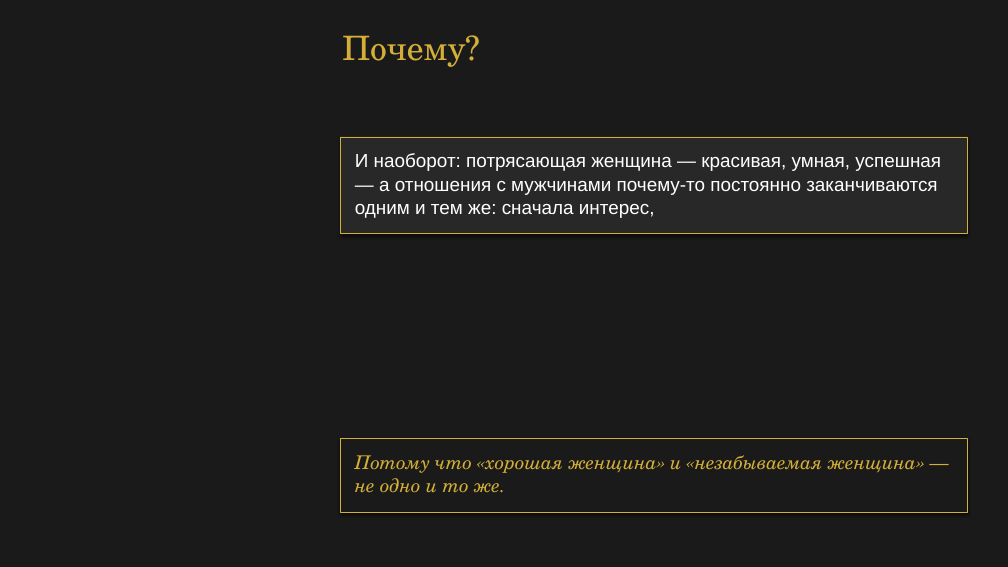
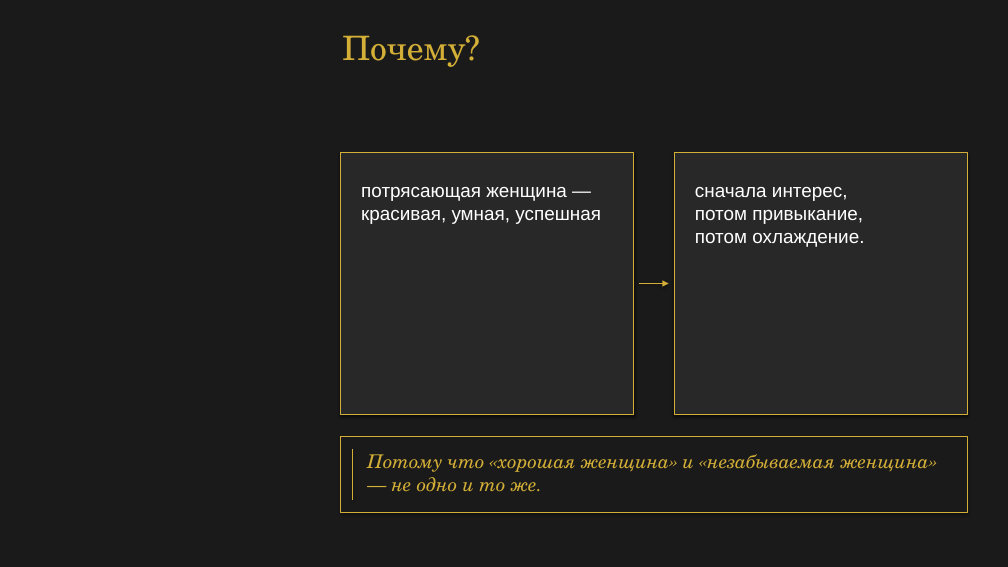
Before and after one commit to babylonofkommod-ai/-, a slide deck: slide 4 of Ваш Кристалл незабываемости.pptx. Drawn at 1008x567 pixels with LibreOffice and Linux fonts; fonts in the diff are those of the drawing. Boxes give left, top, right and bottom in pixels: in the first picture for what was removed or moved away, otherwise in the second. Text is boxed around its words. In the diff, an @@ line names an element or a change of style, - is before the commit and + after.

```diff
--- a/Ваш Кристалл незабываемости.pptx
+++ b/Ваш Кристалл незабываемости.pptx
@@ rectangle removed at (x1=340, y1=137, x2=968, y2=234) @@
@@ rectangle removed at (x1=341, y1=137, x2=968, y2=234) @@
@@ rectangle added at (x1=340, y1=152, x2=634, y2=414), fill #282828 @@
@@ rectangle added at (x1=341, y1=153, x2=634, y2=414), fill #282828, outline #D4AF37 0.5 pt @@
@@ text removed at (x1=355, y1=153, x2=941, y2=218) @@
-И наоборот: потрясающая женщина — красивая, умная, успешная
-— а отношения с мужчинами почему-то постоянно заканчиваются
-одним и тем же: сначала интерес,
@@ rectangle added at (x1=674, y1=152, x2=968, y2=414), fill #282828 @@
@@ rectangle added at (x1=675, y1=153, x2=967, y2=414), fill #282828, outline #D4AF37 0.5 pt @@
@@ text added at (x1=361, y1=187, x2=601, y2=224), 18 pt, text #FFFFFF @@
+потрясающая женщина —
+красивая, умная, успешная
@@ text added at (x1=695, y1=187, x2=864, y2=247), 18 pt, text #FFFFFF @@
+сначала интерес,
+потом привыкание,
+потом охлаждение.
@@ arrow added from (640, 284) to (668, 284), #D4AF37 0.8 pt @@
@@ rectangle removed at (x1=340, y1=439, x2=968, y2=513) @@
@@ line added from (353, 449) to (353, 500), #D4AF37 0.8 pt @@
@@ text at (x1=367, y1=454, x2=929, y2=492): spaces changed @@
-Потому что «хорошая женщина» и «незабываемая женщина» —
-не одно и то же.
+Потому что «хорошая женщина» и «незабываемая женщина»
+— не одно и то же.
```
Also in this commit, not shown: 21 other slides changed, 3 other files.
